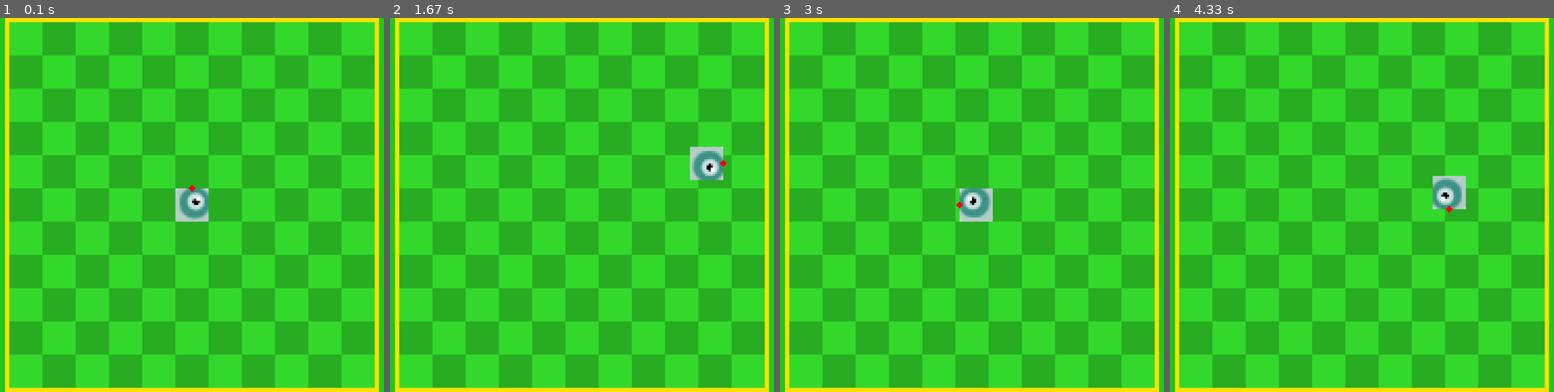
Above: before the commit, frames 1-4 (left to right).
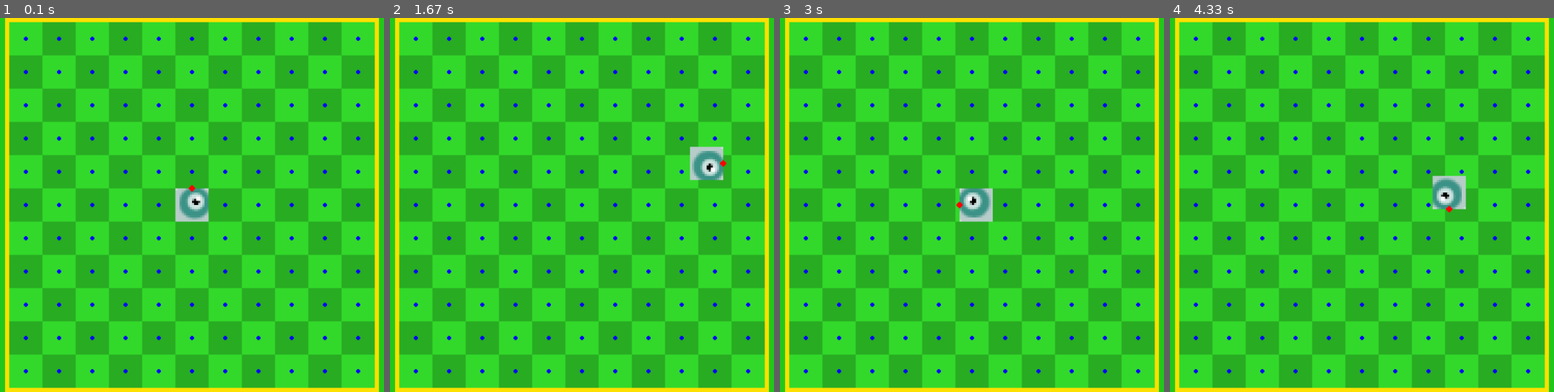
Above: after the commit, the same moments.

Repository: LZX1000/College-I
Game: pygame game, started from Snake2.py
Same seed, same stepped clock (60 frames per second), same inputs: the game is played once before the commit and once after it.
Inputs:
- Up to frame 1 (0.1 s): no input
- Up to frame 2 (1.67 s): hold Right 0.33-0.8 s; hold Up 0.83-1.13 s; hold Right 1.17-1.63 s
- Up to frame 3 (3 s): hold Left 1.67-2.2 s; tap Right Shift at 1.82 s; hold Down 2.23-2.53 s; hold Left 2.57-2.97 s
- Up to frame 4 (4.33 s): hold Up 3-3.37 s; tap Right Shift at 3.15 s; hold Right 3.4-4.03 s; hold Down from 4.07 s (still down)

The runs differ from the first frame. In frame 1, 1.5% of the frame differs, in the area x 6-94%, y 4-96%; in frame 2, 1.5%; in frame 3, 1.5%; in frame 4, 1.5%.

Commit message:
Added collision points for background, does not yet effect movement

Diff:
--- a/Snake2.py
+++ b/Snake2.py
@@ -66,7 +66,7 @@
                 self.rect.center = pos
 
         class Grass(pygame.sprite.Sprite):
-            def __init__(self, pos, size=None):
+            def __init__(self, pos, size=None, width=11):
                 super().__init__()
                 self.source_image = pygame.image.load(f"assets/SnakeBackgroundGrass1.png")
 
@@ -78,12 +78,23 @@
                     )
                 self.image = pygame.transform.scale(self.source_image, size)
 
-                self.rect = self.image.get_rect(center=pos)
-                self.movement_points = []
+                self.rect = self.image.get_rect(center=pos) # Whole grass collision
+                self.block_width = self.image.get_width() / width
+                self.blocks_list = []
+                for i in range(width):
+                    block_height_pos = self.rect.topleft[1] + i * self.block_width + self.block_width / 2
+                    for i in range(width):
+                        block = pygame.Vector2(
+                            (self.rect.topleft[0] + i * self.block_width + self.block_width / 2),
+                            block_height_pos)
+                        self.blocks_list.append(block)
 
             def update(self, display_surface, pos):
                 display_surface.blit(self.image, self.rect.topleft)
                 self.rect.center = pos
+                '''debug code'''
+                for block in self.blocks_list:
+                    pygame.draw.circle(internal_surface, (0, 0, 255), block, 2)
 
         class Edge(pygame.sprite.Sprite):
             def __init__(self, pos, size=None):
@@ -126,7 +137,7 @@
     pixelation_factor = 2
     # # Surfaces
     internal_surface = pygame.Surface((internal_width, internal_height)) # For rendering
-    screen = pygame.display.set_mode(screen_size, pygame.FULLSCREEN)
+    screen = pygame.display.set_mode(screen_size) # pygame.FULLSCREEN
     # # Background
     background_pos = pygame.Vector2(internal_width // 2, internal_height // 2)
     background = Backgrounds(background_pos)
Binary file changed: assets/SnakeBackgroundGrass1.png
